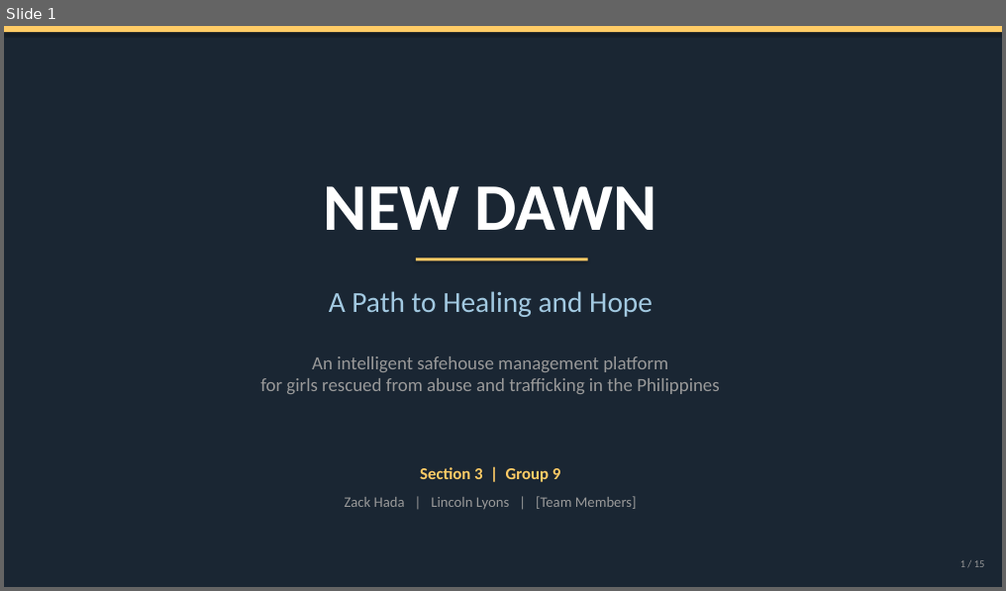
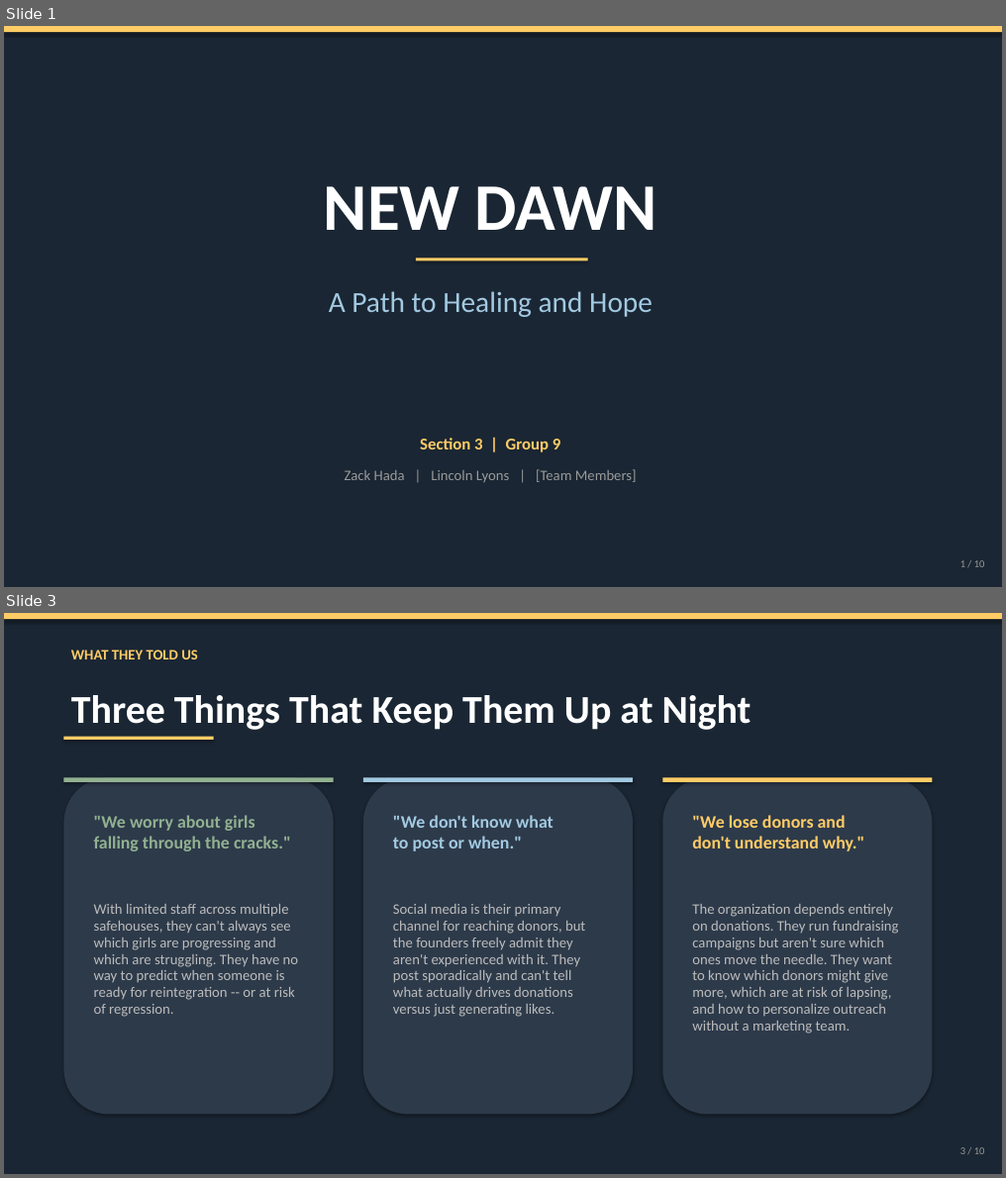
Before and after one commit to linklyns/New-Dawn, a slide deck: presentation/New_Dawn_Presentation.pptx. Shown one above the other, each under a label of ours: slide 1 before the commit, slides 1 and 3 after it; the slides between them are not shown. The pictures are 1006x591 and 1006x1178 pixels, drawn with LibreOffice and Linux fonts; fonts in the diff are those of the drawing. Boxes give left, top, right and bottom in pixels: in the first picture for what was removed or moved away, otherwise in the second. Text is boxed around its words. In the diff, an @@ line names an element or a change of style, - is before the commit and + after.

```diff
--- a/presentation/New_Dawn_Presentation.pptx
+++ b/presentation/New_Dawn_Presentation.pptx
@@ slide 3 added at box(4, 613, 1002, 1174), background #1A2633 @@
@@ rectangle added at box(4, 613, 1002, 619), fill #FFCC66 @@
@@ text added at box(71, 650, 198, 660), 14 pt, text #FFCC66, bold @@
+WHAT THEY TOLD US
@@ text added at box(71, 695, 751, 730), 38 pt, text #FFFFFF, bold @@
+Three Things That Keep Them Up at Night
@@ rectangle added at box(63, 737, 214, 740), fill #FFCC66 @@
@@ rounded rectangle added at box(63, 777, 334, 1115), fill #2D3A4A @@
@@ rectangle added at box(63, 777, 334, 782), fill #91B191 @@
@@ rounded rectangle added at box(363, 777, 633, 1115), fill #2D3A4A @@
@@ rectangle added at box(363, 777, 633, 782), fill #A2C9E1 @@
@@ rounded rectangle added at box(662, 777, 933, 1115), fill #2D3A4A @@
@@ rectangle added at box(662, 777, 933, 782), fill #FFCC66 @@
@@ text added at box(94, 815, 291, 852), 17 pt, text #91B191, bold @@
+"We worry about girls
+falling through the cracks."
@@ text added at box(393, 815, 553, 852), 17 pt, text #A2C9E1, bold @@
+"We don't know what
+to post or when."
@@ text added at box(692, 815, 865, 852), 17 pt, text #FFCC66, bold @@
+"We lose donors and
+don't understand why."
@@ text added at box(94, 904, 298, 1017), 14 pt, text #BBBBBB @@
+With limited staff across multiple safehouses, they can't always see which girls are progressing and which are struggling. They have no way to predict when someone is ready for reintegration -- or at risk of regression.
@@ text added at box(393, 904, 585, 1017), 14 pt, text #BBBBBB @@
+Social media is their primary channel for reaching donors, but the founders freely admit they aren't experienced with it. They post sporadically and can't tell what actually drives donations versus just generating likes.
@@ text added at box(692, 904, 899, 1034), 14 pt, text #BBBBBB @@
+The organization depends entirely on donations. They run fundraising campaigns but aren't sure which ones move the needle. They want to know which donors might give more, which are at risk of lapsing, and how to personalize outreach without a marketing team.
@@ text added at box(960, 1148, 985, 1155), 10 pt, text #999999 @@
+3 / 10
@@ slide 1 changed as well @@
@@ text removed at box(260, 357, 719, 394) @@
-An intelligent safehouse management platform
-for girls rescued from abuse and trafficking in the Philippines
@@ text "Section 3 | Group 9": place and size @@
-text "Section 3 | Group 9" at box(420, 468, 560, 482)
+text "Section 3 | Group 9" at box(420, 438, 560, 453)
@@ text "Zack Hada | Lincoln Lyons ...": place and size @@
-text "Zack Hada | Lincoln Lyons ..." at box(345, 496, 637, 509)
+text "Zack Hada | Lincoln Lyons ..." at box(345, 470, 637, 482)
```
Also in this commit, not shown: 6 other slides changed, 2 other slides added, 8 slides removed, 1 other file.
